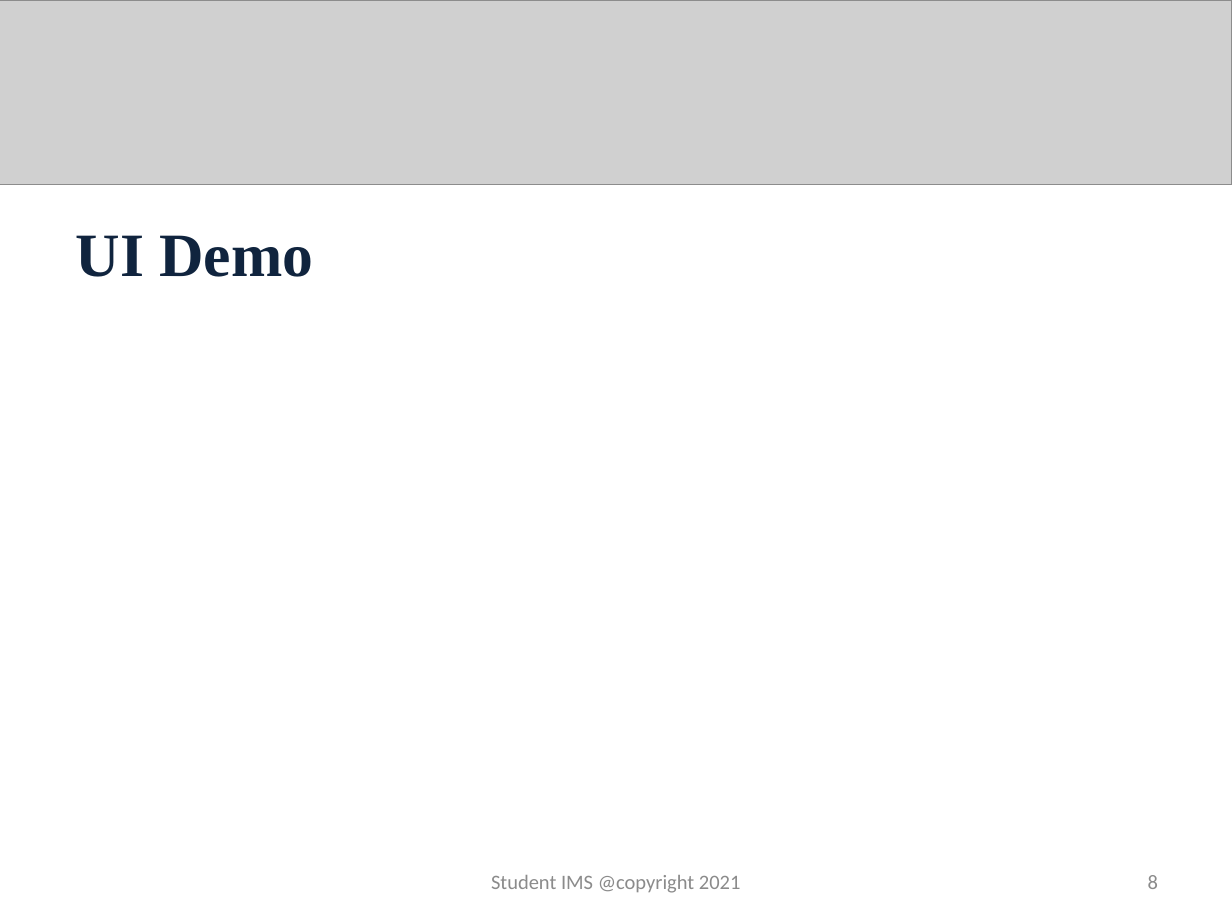
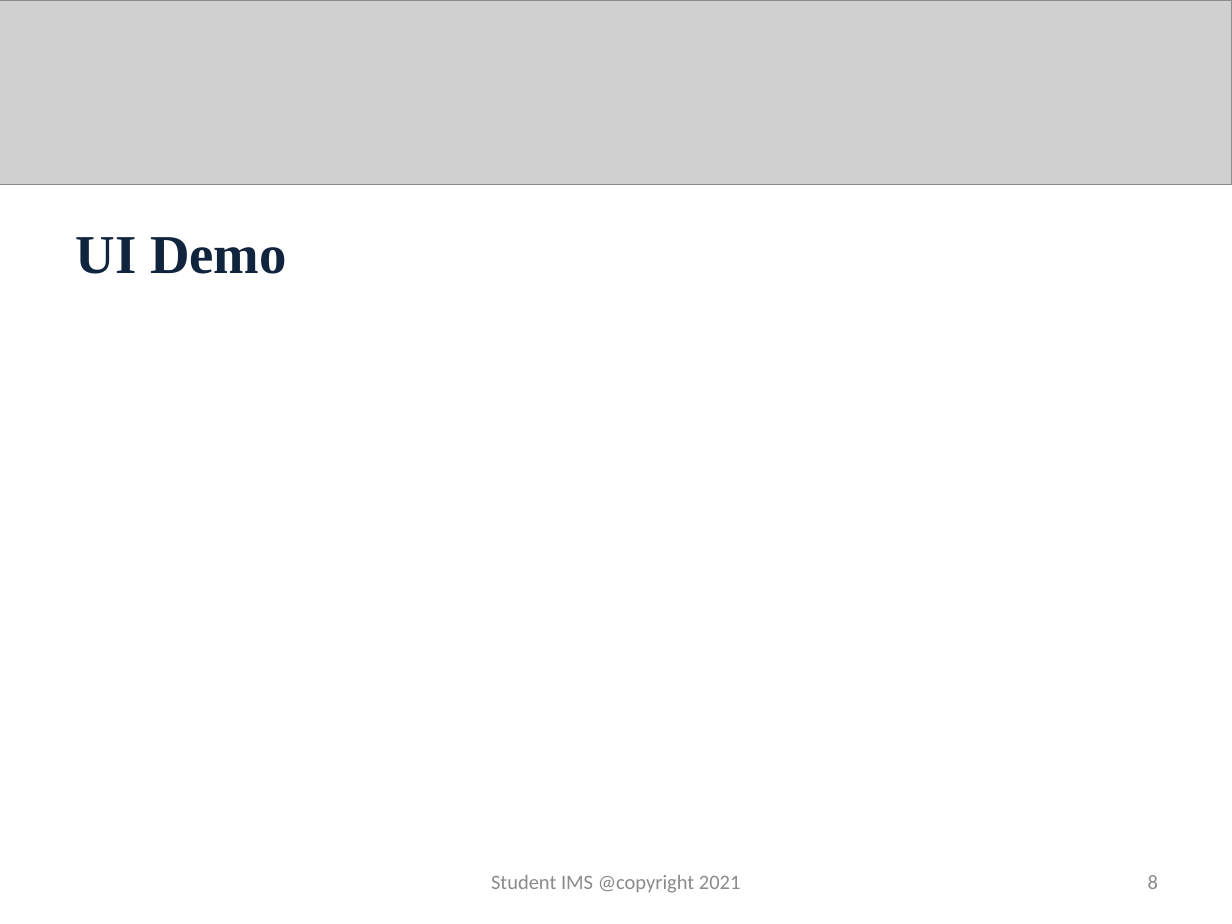
Before and after one commit to github-rinzin/documentation, a slide deck: slide 8 of fifth_review.pptx. Drawn at 1232x924 pixels with LibreOffice and Linux fonts; fonts in the diff are those of the drawing; grey boxes stand for pictures. Boxes give left, top, right and bottom in pixels: in the first picture for what was removed or moved away, otherwise in the second. Text is boxed around its words. In the diff, an @@ line names an element or a change of style, - is before the commit and + after.

```diff
--- a/fifth_review.pptx
+++ b/fifth_review.pptx
@@ title "UI Demo" at (x1=76, y1=237, x2=287, y2=274): size 36 to 32 pt @@
```
Also in this commit, not shown: 6 other slides changed.
